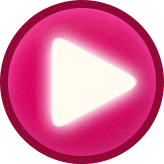
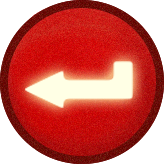
Layers edited between the first and the second (164, 164) image:
added group "back_btn" with 9 layers above "start_btn" over 0, 0, 164, 164
added group "nor" (1st of 2, in "back_btn") with 4 layers in group "back_btn" over 0, 0, 164, 164
added layer "图层 3" (2nd of 4, in "back_btn" › "nor") in group "nor" over 25, 61, 133, 108
added layer "椭圆 3 副本" (2nd of 4, in "back_btn" › "nor") in group "nor" over 0, 0, 164, 164
added layer "图层 3 副本 3" (2nd of 4, in "back_btn" › "nor") in group "nor" over 2, 0, 160, 164
hid group "sel" (2nd of 2, in "start_btn") (4 layers) over 0, 0, 164, 164
removed layer "图层 3 副本 2" from group "sel" over 51, 37, 138, 128
removed layer "椭圆 3" (1st of 4, in "start_btn" › "sel") from group "sel" over 0, 0, 164, 164
removed layer "图层 3 副本" (1st of 4, in "start_btn" › "sel") from group "sel" over 2, 0, 160, 164
showed group "nor" (2nd of 2, in "start_btn") (4 layers) over 0, 0, 164, 164
painted on "图层 3" (4th of 4, in "start_btn" › "nor") over 51, 37, 138, 128
added layer "椭圆 3 副本" (4th of 4, in "start_btn" › "nor") in group "nor" over 0, 0, 164, 164
added layer "图层 3 副本 3" (4th of 4, in "start_btn" › "nor") in group "nor" over 2, 0, 160, 164
